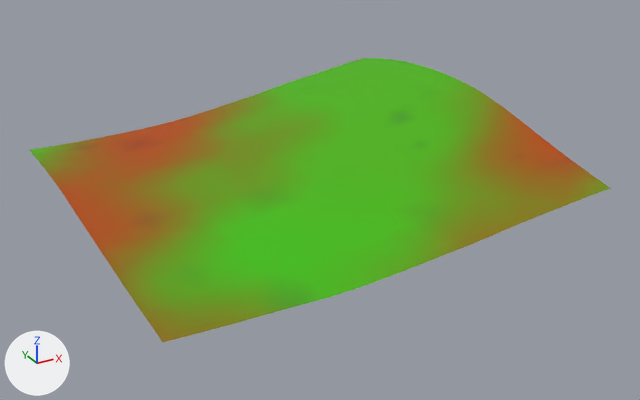
The glTF model games/yorimichi/assets/belmonte/meshes/SM_BM_BT_Terrain_0_0.glb as it was, and as the next commit left it.
Rendered twice from a 50 mm camera at (-1121.0, -913.0, 227.0) aimed at (-888.0, -491.0, 16.0). Every picture has the same lights, and +X, +Y and +Z are marked at lower left. The older version comes first.

Script lines for the objects in view, before the commit:
```python
me_sm_bt_terrain_0_0 = bpy.data.meshes.new('SM_BT_Terrain_0_0')
me_sm_bt_terrain_0_0.from_pydata(...)  # 535 vertices, 985 faces; spans x -1024.0..-768.0, y -600.0..-344.0, z 20.0..66.0
me_sm_bt_terrain_0_0.materials.append(mat_bm_000_m_terrain)
ob_sm_bm_bt_terrain_0_0 = bpy.data.objects.new('SM_BM_BT_Terrain_0_0', me_sm_bt_terrain_0_0)
ob_sm_bm_bt_terrain_0_0.location = (0.0, 0.0, 0.0)
```
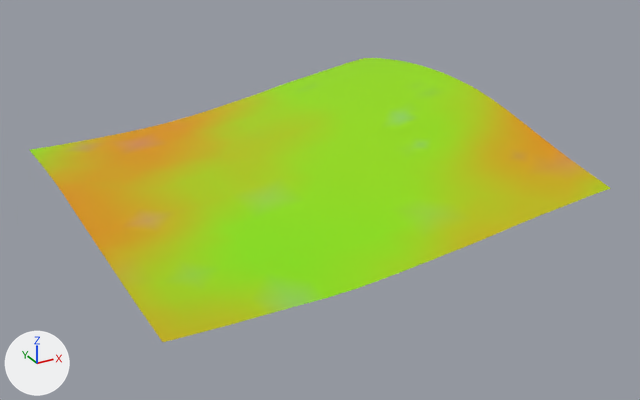
Pixel boxes [x1, y1, x2, y2] of what changed, in the pictures (640 x 400 px):
part 1 of me_sm_bt_terrain_0_0, recoloured (lighter)
    both: [30, 58, 484, 315]
part 2 of me_sm_bt_terrain_0_0, recoloured (lighter)
    both: [35, 94, 611, 342]
part 3 of me_sm_bt_terrain_0_0, recoloured (lighter)
    both: [52, 110, 590, 261]

Edits to the bpy script that builds the scene:
```text
Change me_sm_bt_terrain_0_0:
    where me_sm_bt_terrain_0_0.from_pydata(...)  # 535 vertices, 985 faces; spans x -1024.0..-768.0, y -600.0..-344.0, z 20.0..66.0
    used by ob_sm_bm_bt_terrain_0_0; location = (0.0, 0.0, 0.0)
    me_sm_bt_terrain_0_0 part 1: 696 faces centred in x -1019.0..-771.0, y -595.0..-347.0, z 20.0..65.0 are repainted in the vertex colours; the middle colour goes from green #4cb300 to green #94da00
    me_sm_bt_terrain_0_0 part 2: 167 faces centred in x -1019.0..-771.0, y -595.0..-350.0, z 20.0..62.0 are repainted in the vertex colours; the middle colour goes from yellow #7d8200 to yellow #babd00
    me_sm_bt_terrain_0_0 part 3: 122 faces centred in x -1019.0..-771.0, y -579.0..-350.0, z 23.0..57.0 are repainted in the vertex colours; the middle colour goes from brown #a75800 to yellow #d39f00
```
